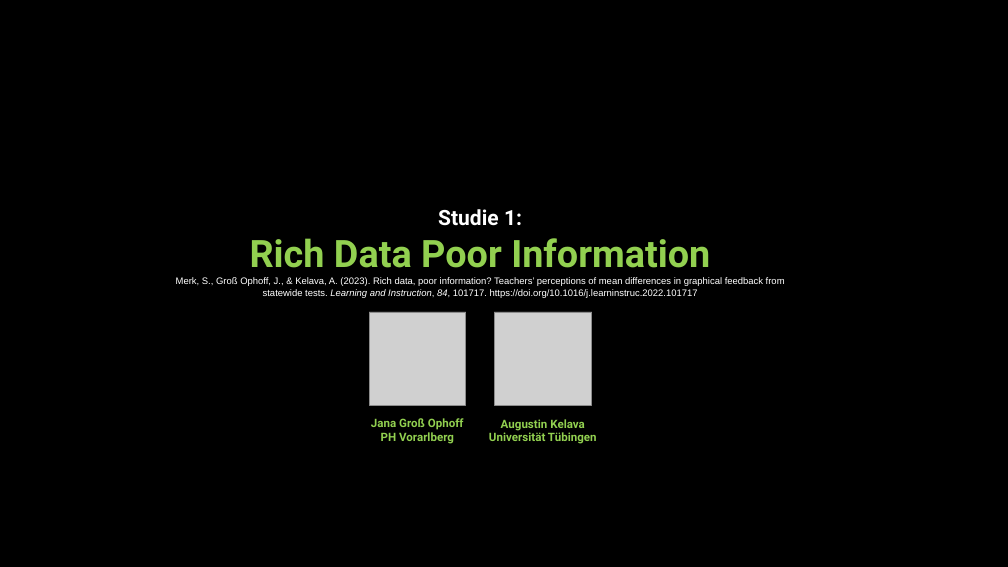
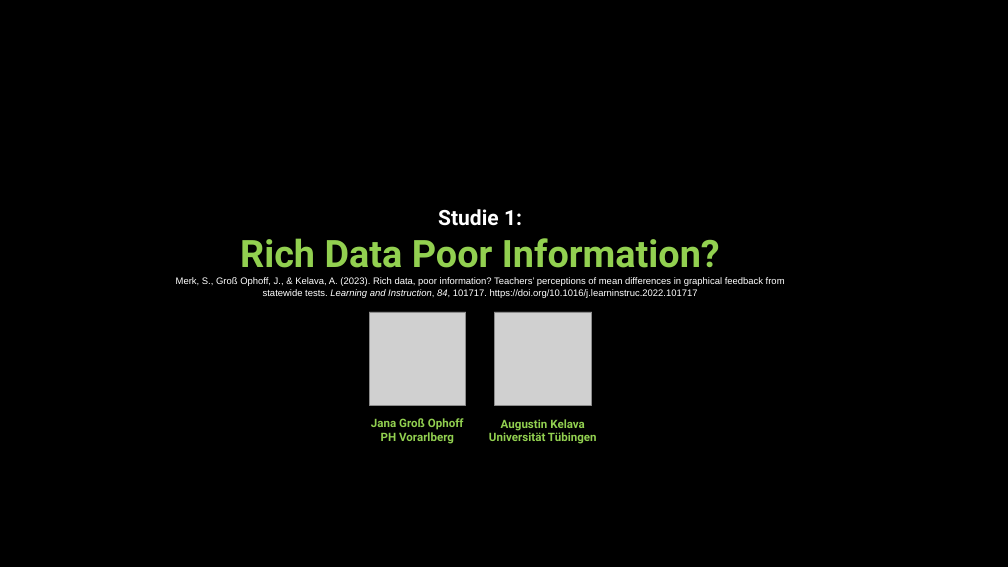
Before and after one commit to SonjaHahn/ScaRM2, a slide deck: slide 9 of img/img_vorlagen.potx. Drawn at 1008x567 pixels with LibreOffice and Linux fonts; fonts in the diff are those of the drawing; grey boxes stand for pictures. Boxes give left, top, right and bottom in pixels: in the first picture for what was removed or moved away, otherwise in the second. Text is boxed around its words. In the diff, an @@ line names an element or a change of style, - is before the commit and + after.

```diff
--- a/img/img_vorlagen.potx
+++ b/img/img_vorlagen.potx
@@ text at bbox=[240, 238, 720, 268]: text changed @@
-Rich Data Poor Information
+Rich Data Poor Information?
```
Also in this commit, not shown: 7 other files.
